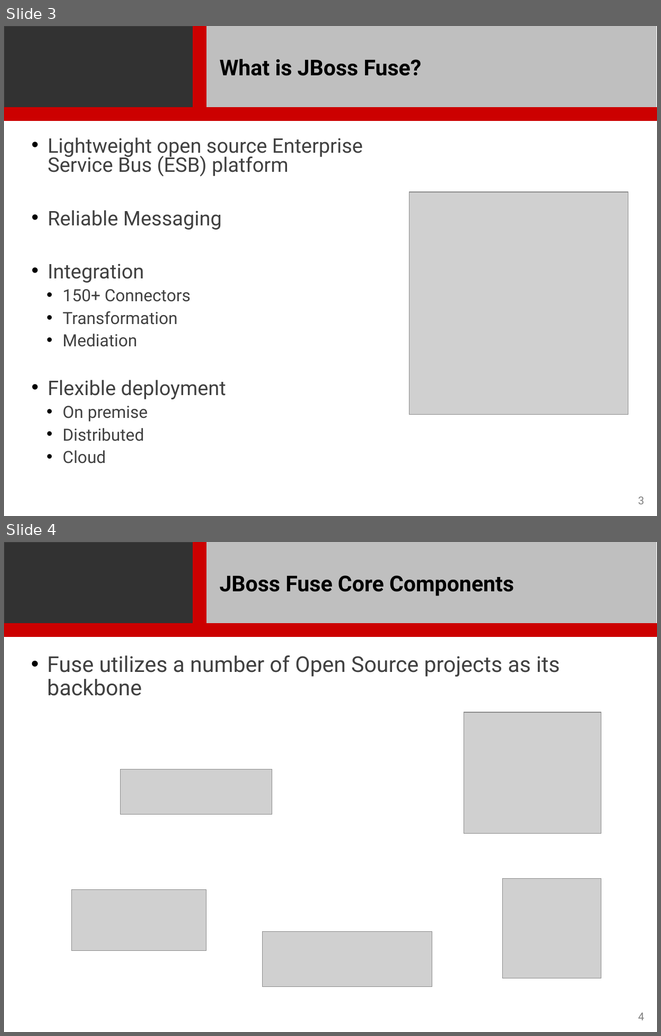
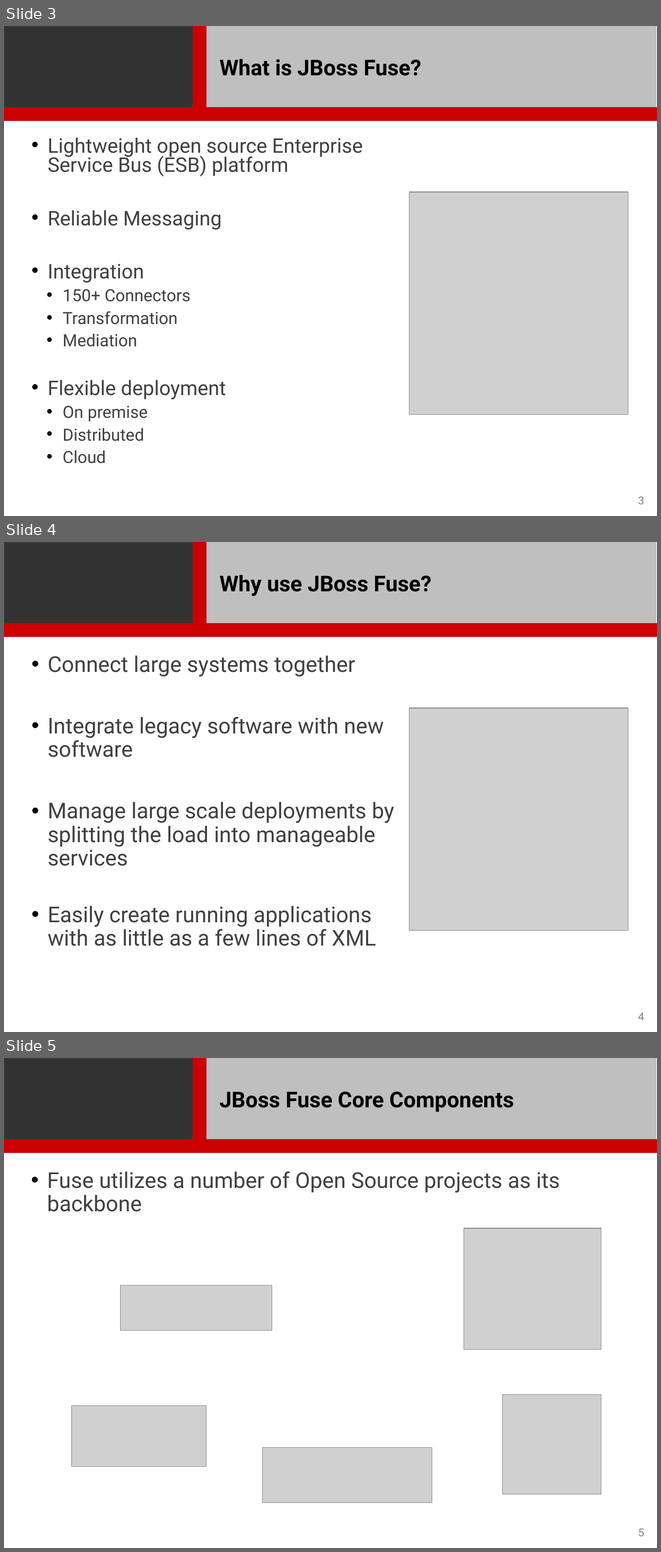
Before and after one commit to rstroop/nch-bootcamp, a slide deck: presentations/Fuse/Fuse.pptx. Shown one above the other, each under a label of ours: slides 3 and 4 before the commit, slides 3, 4 and 5 after it. The pictures are 661x1036 and 661x1552 pixels, drawn with LibreOffice and Linux fonts; fonts in the diff are those of the drawing; grey boxes stand for pictures; background and template pictures are left out. Boxes give left, top, right and bottom in pixels: in the first picture for what was removed or moved away, otherwise in the second. Text is boxed around its words. In the diff, an @@ line names an element or a change of style, - is before the commit and + after.

Commit message:
Made recommended chagnes for Fuse presentation

```diff
--- a/presentations/Fuse/Fuse.pptx
+++ b/presentations/Fuse/Fuse.pptx
@@ slide 4 added at <box>4,542,657,1032</box>, background #FFFFFF; not listed: 4 template elements that a slide beside it also shows @@
@@ title added at <box>220,575,432,596</box>, 24 pt, text #000000, bold @@
+Why use JBoss Fuse?
@@ text added at <box>47,655,394,946</box>, 24 pt, text #404040 @@
+• Connect large systems together
+• Integrate legacy software with new software
+• Manage large scale deployments by splitting the load into manageable services
+• Easily create running applications with as little as a few lines of XML
@@ picture added at <box>409,708,628,930</box> @@
@@ page number added at <box>638,1012,644,1020</box>, 12 pt, text #7F7F7F @@
+4
@@ what was slide 4 is now slide 5 @@
@@ page number at <box>638,1528,644,1536</box>: text changed @@
-4
+5
```
Also in this commit, not shown: 8 slides changed.
